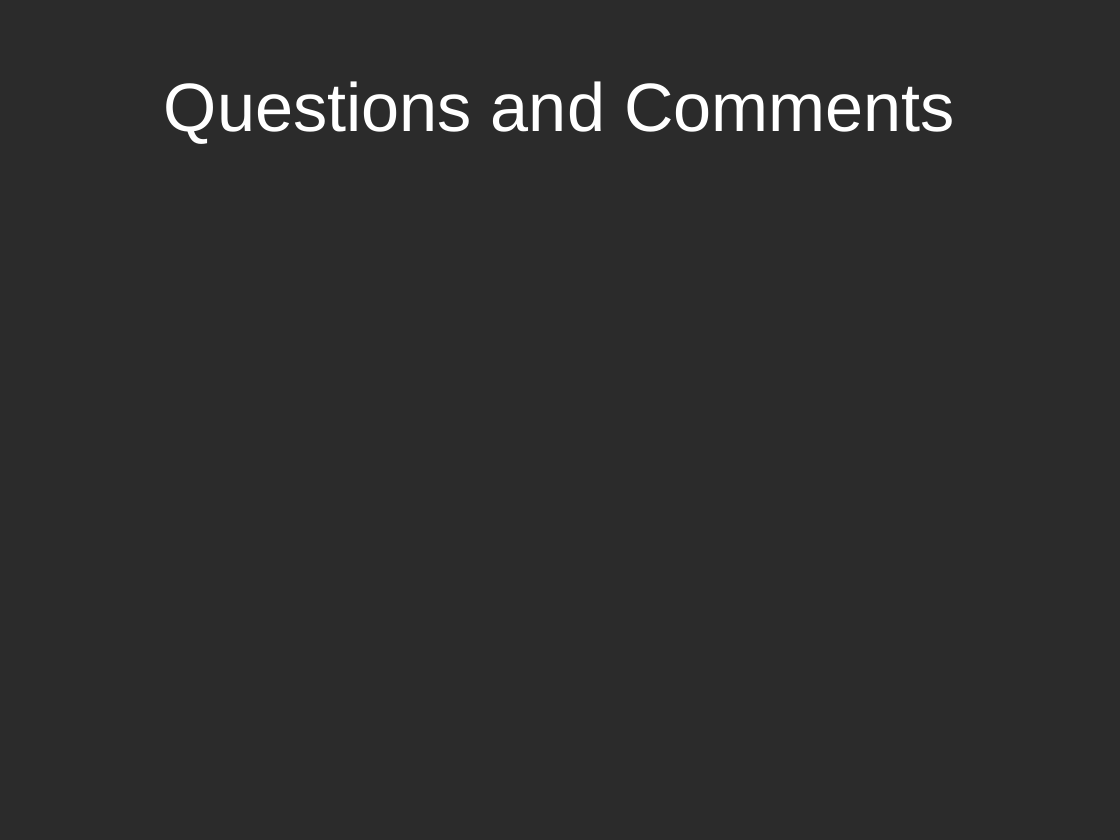
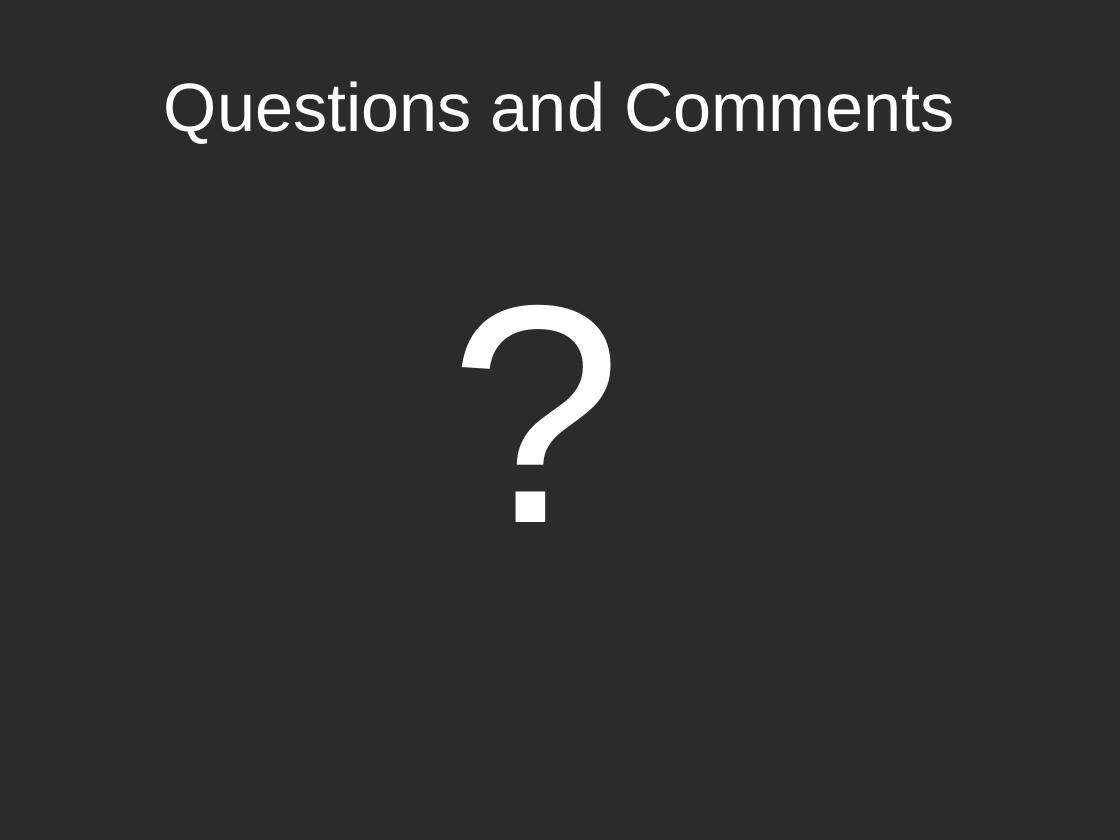
Before and after one commit to k0emt/macts, a slide deck: slide 20 of portfolio/PresentationInception.pptx (slide 25 before the commit). Drawn at 1120x840 pixels with LibreOffice and Linux fonts; fonts in the diff are those of the drawing; background and template pictures are left out; a plain dark background stands for a picture behind light text. Boxes give left, top, right and bottom in pixels: in the first picture for what was removed or moved away, otherwise in the second. Text is boxed around its words. In the diff, an @@ line names an element or a change of style, - is before the commit and + after.

```diff
--- a/portfolio/PresentationInception.pptx
+++ b/portfolio/PresentationInception.pptx
@@ text added at box(439, 205, 672, 578), 200 pt, text #FFFFFF @@
+?
```
Also in this commit, not shown: 15 other slides changed, 4 slides added, 8 slides removed, 4 other files.
